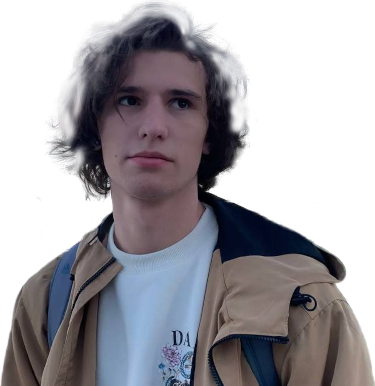
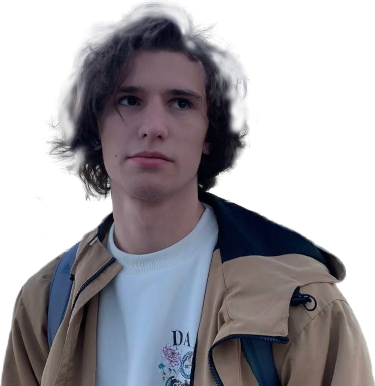
Before/after of a 375×386 layered artwork. What changed in the layer stack:
painted on "me_removed_bg.png" over box(58, 18, 140, 173)
